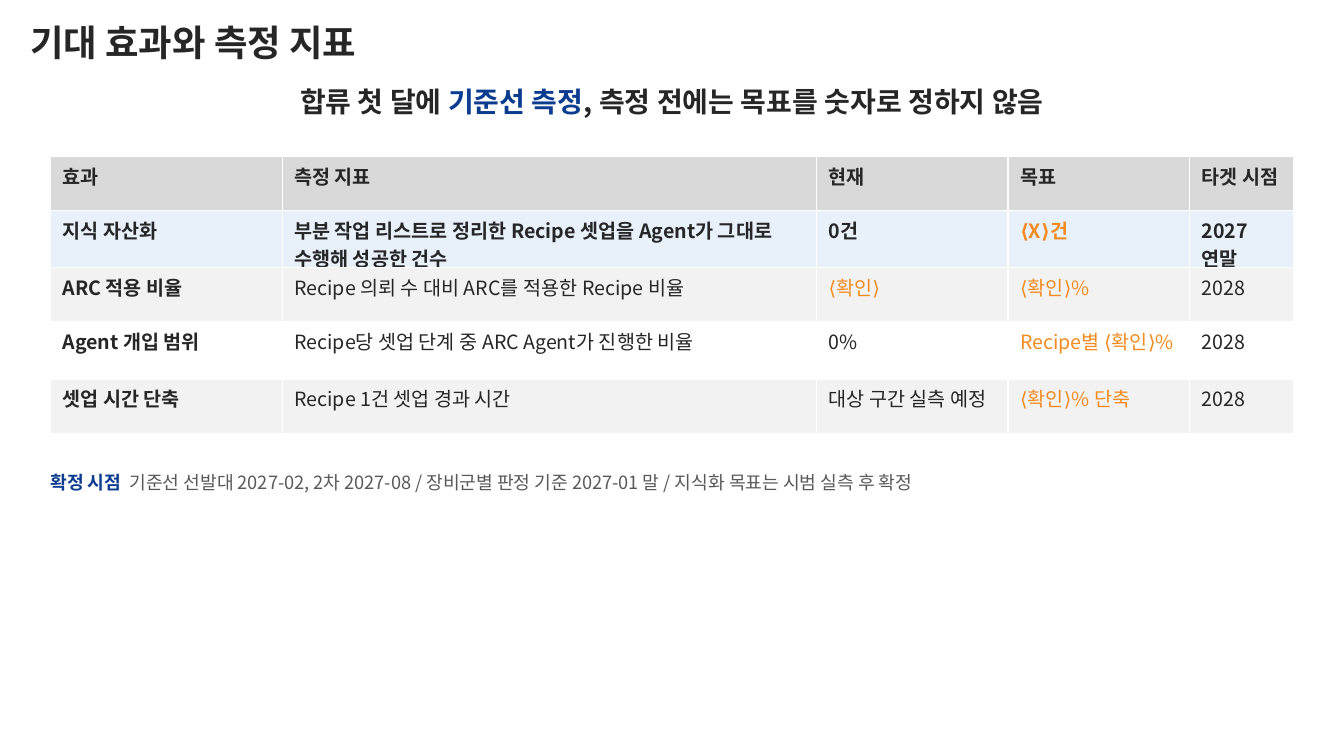
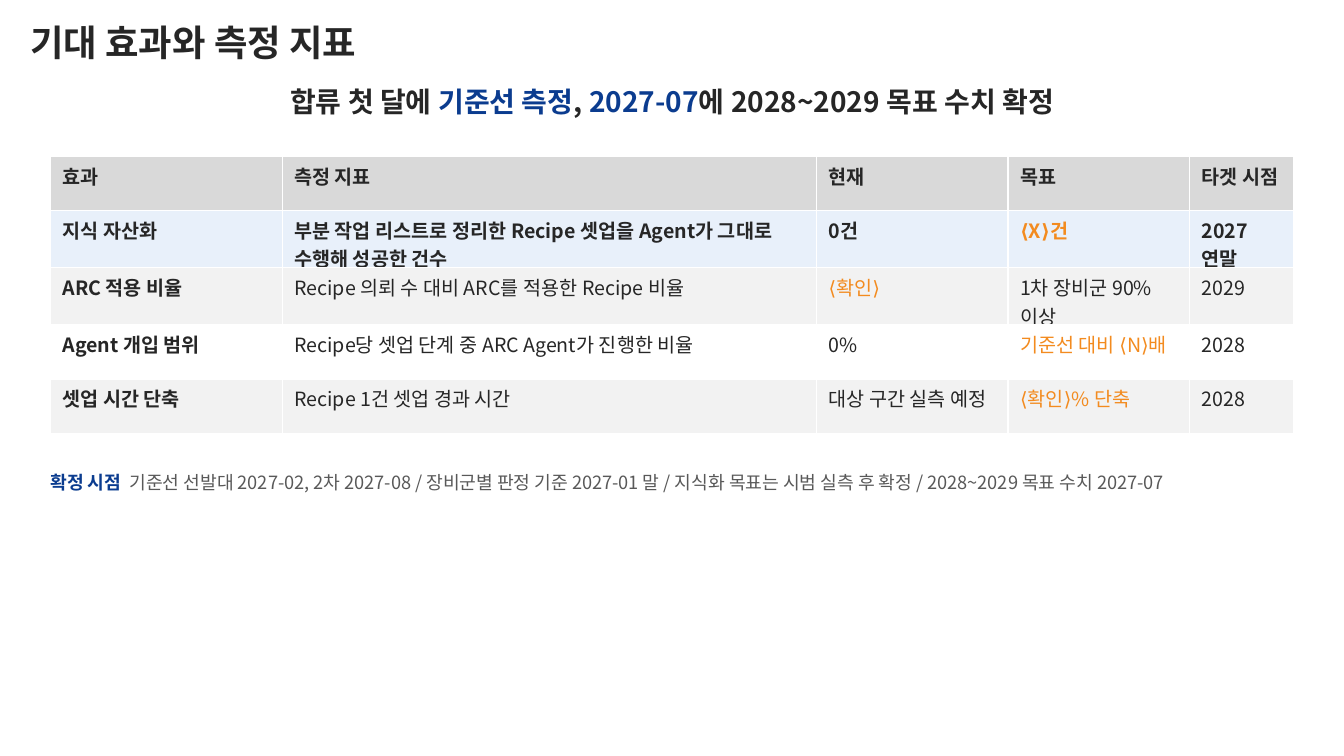
Before and after one commit to DarrenKoi/pm_notes, a slide deck: slide 7 of my-task/arc-tf/deliverables/arc-tf-proposal.pptx. Drawn at 1344x756 pixels with LibreOffice and Linux fonts; fonts in the diff are those of the drawing. Boxes give left, top, right and bottom in pixels: in the first picture for what was removed or moved away, otherwise in the second. Text is boxed around its words. In the diff, an @@ line names an element or a change of style, - is before the commit and + after.

```diff
--- a/my-task/arc-tf/deliverables/arc-tf-proposal.pptx
+++ b/my-task/arc-tf/deliverables/arc-tf-proposal.pptx
@@ text at (290, 88, 1054, 118): text changed @@
-합류 첫 달에 기준선 측정, 측정 전에는 목표를 숫자로 정하지 않음
+합류 첫 달에 기준선 측정, 2027-07에 2028~2029 목표 수치 확정
@@ table at (50, 156, 1294, 427) @@
-row 3, column 4: ⟨확인⟩%
+row 3, column 4: 1차 장비군 90% 이상
-row 3, column 5: 2028
+row 3, column 5: 2029
-row 4, column 4: Recipe별 ⟨확인⟩%
+row 4, column 4: 기준선 대비 ⟨N⟩배
@@ text at (50, 473, 1164, 492): text changed @@
-확정 시점 기준선 선발대 2027-02, 2차 2027-08 / 장비군별 판정 기준 2027-01 말 / 지식화 목표는 시범 실측 후 확정
+확정 시점 기준선 선발대 2027-02, 2차 2027-08 / 장비군별 판정 기준 2027-01 말 / 지식화 목표는 시범 실측 후 확정 / 2028~2029 목표 수치 2027-07
```
Also in this commit, not shown: 1 other slide changed, 9 other files.
